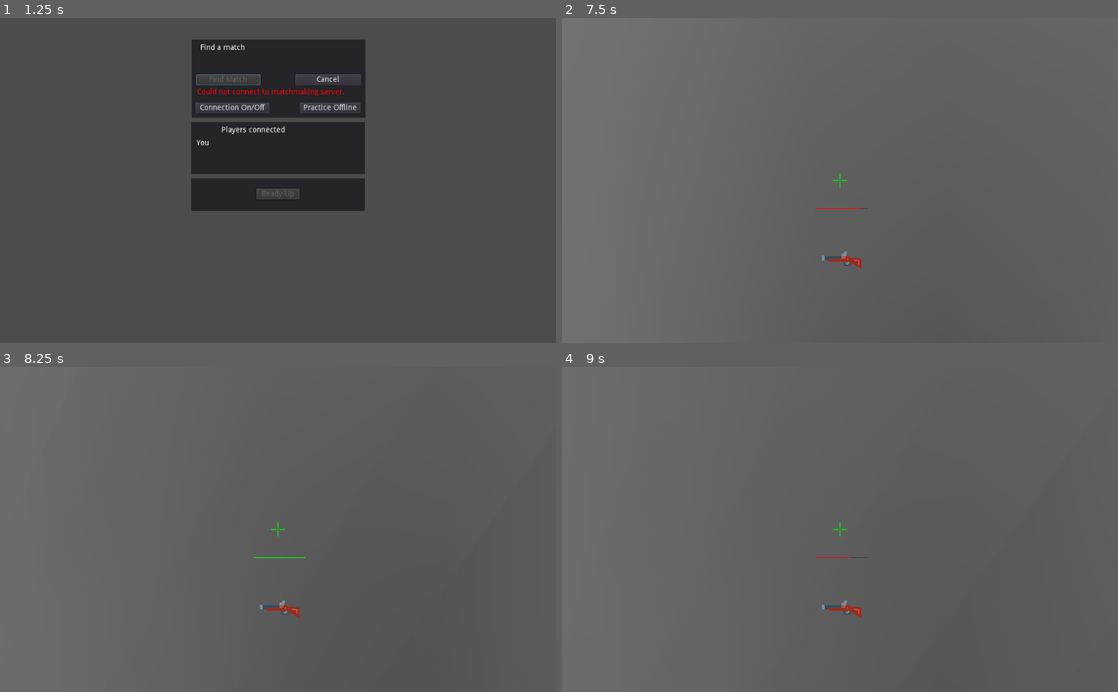
Above: before the commit, frames 1-4 (two rows, left to right).
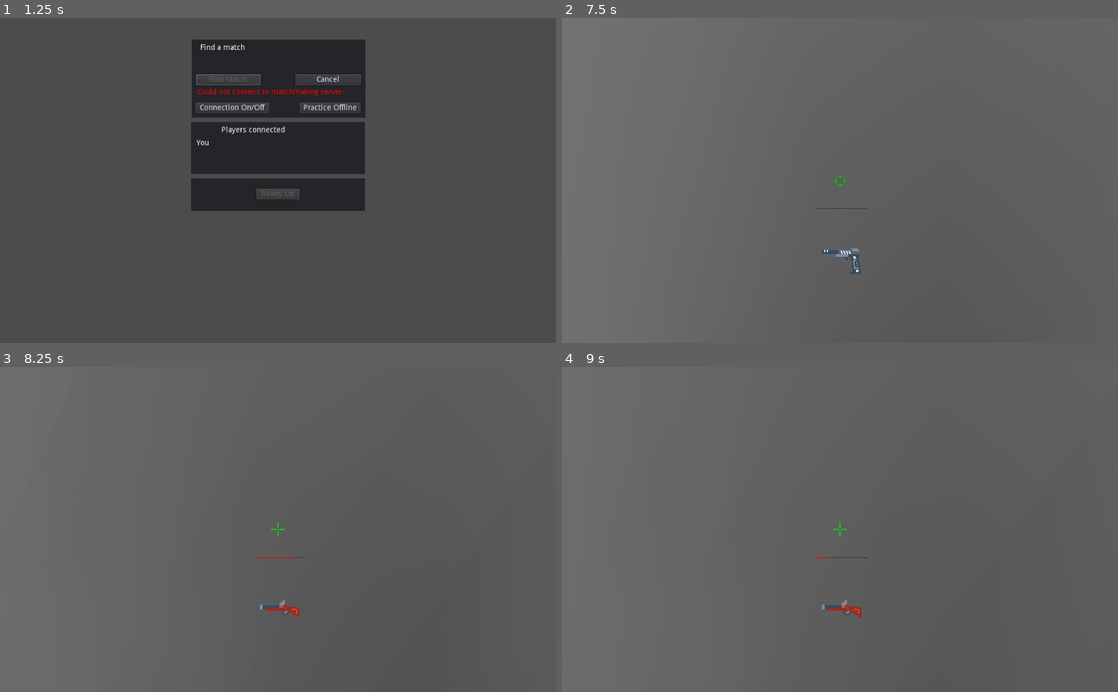
Above: after the commit, the same moments.

Repository: justinwash/duel-fps
Game: Godot game, scene res://game/game.tscn
Same seed, same stepped clock (60 frames per second), same inputs: the game is played once before the commit and once after it.
Inputs (mouse positions are in pixels of both pictures, inside the frame that each line leads up to):
- Up to frame 1 (1.25 s): click "Find Match" at 0.5 s
- Up to frame 2 (7.5 s): click "Practice Offline" at 1.25 s; tap Enter at 2 s; move the mouse to (867, 180) at 2.02 s; hold W (move_forwards) 2.03-7.28 s; click (867, 180) at 2.1 s; tap Space (jump) at 2.27, 3.02, 4.52, 5.27, 6.02 s; move the mouse to (812, 180) at 2.77 s; tap Q (select_primary_weapon) at 2.85, 7.35 s; click (812, 180) at 3.05 s; move the mouse to (851, 174) at 3.52 s; hold E (select_secondary_weapon) 3.53-4.28 s; click (851, 174) at 3.8 s; move the mouse to (834, 187) at 4.27 s; click (834, 187) at 4.35 s; move the mouse to (878, 183) at 5.02 s; tap Tab (toggle_weapon) at 5.1 s; click (878, 183) at 5.3 s; move the mouse to (795, 177) at 5.77 s; tap Mouse wheel up (toggle_weapon_wheel) at 5.85 s; click (795, 177) at 6.05 s; move the mouse to (845, 180) at 6.52 s; click (845, 180) at 6.6 s; move the mouse to (817, 174) at 7.27 s; hold D (move_right) from 7.28 s (still down)
- Up to frame 3 (8.25 s): tap Space (jump) at 7.52, 8 s; click (255, 523) at 7.55 s; move the mouse to (305, 529) at 8.02 s; release D (move_right) at 8.03 s; hold W (move_forwards) from 8.03 s (still down); hold E (select_secondary_weapon) from 8.03 s (still down)
- Up to frame 4 (9 s): keep holding W (move_forwards); tap Space (jump) at 8.27 s; click (867, 529) at 8.3 s; tap Enter at 8.75 s; move the mouse to (812, 529) at 8.77 s; release E (select_secondary_weapon) at 8.78 s; click (812, 529) at 8.85 s

Frame 1 is identical in both runs. In frame 2, 0.3% of the frame differs, in the area x 45-54%, y 47-79%; in frame 3, less than 0.1%; in frame 4, less than 0.1%.

Commit message:
take damage, die, respawn

Diff:
--- a/maps/test/test.tscn
+++ b/maps/test/test.tscn
@@ -15,8 +15,9 @@
 [node name="Room" parent="Geometry" instance=ExtResource( 2 )]
 transform = Transform( 1, 0, 0, 0, 0.169, 0, 0, 0, 1, 0, 0, 0 )
 
-[node name="Floor_plane" parent="Geometry/Room" index="0"]
-transform = Transform( 1, 0, 0, 0, 1, 0, 0, 0, 1, 0, 0, 0 )
+[node name="StaticBody" parent="Geometry/Room/Floor_plane" index="0"]
+collision_layer = 3
+collision_mask = 3
 
 [node name="OmniLight" parent="Geometry/Room" index="6"]
 transform = Transform( 0.2, 0, 0, 0, 1.18343, 0, 0, 0, 0.2, 0, 64.4052, 0 )
--- a/player/player.gd
+++ b/player/player.gd
@@ -21,12 +21,16 @@
 onready var raycast = $RotationHelper/RayCast
 onready var hud = $HUD
 onready var weapon_handler = $RotationHelper/WeaponHandler
+onready var status = $Status
+onready var anim = $AnimationPlayer
+onready var timer = $Timer
 
 var current_state
 onready var states = {
 	"idle": $States/Idle,
 	"walk": $States/Walk,
 	"jump": $States/Jump,
+	"dead": $States/Dead
 }
 
 func _ready():
@@ -44,7 +48,9 @@
 	if is_master_or_player(1):
 		camera.current = true
 		current_state.update(self, delta)
-
+		_move(delta)
+	# make dummy react to gravity
+	elif is_master_or_player(0):
 		_move(delta)
 
 func _physics_process(delta):
@@ -90,6 +96,11 @@
 puppet func set_pos(p_pos):
 	global_transform = p_pos
 
+puppet func receive_hit(amount):
+	status.HEALTH -= amount
+	if status.HEALTH <= 0:
+		change_state("dead")
+
 func is_master_or_player(id):
 	if (get_tree().has_network_peer() and is_network_master()) \
 	or (!get_tree().has_network_peer() and get_network_master() == id):
@@ -103,3 +114,6 @@
 	if current_state.has_method("ready"):
 		current_state.ready(self)
 	current_state.enter(self)
+
+func _die():
+	print("player ", name, "is kill")
--- a/player/player.tscn
+++ b/player/player.tscn
@@ -11,8 +11,114 @@
 [ext_resource path="res://player/hud.gd" type="Script" id=9]
 [ext_resource path="res://player/reloadindicator.gd" type="Script" id=10]
 [ext_resource path="res://weapons/rifle/rifle.tscn" type="PackedScene" id=11]
-
-[sub_resource type="Animation" id=5]
+[ext_resource path="res://player/status.gd" type="Script" id=12]
+[ext_resource path="res://player/states/dead.gd" type="Script" id=13]
+
+[sub_resource type="Animation" id=11]
+resource_name = "die"
+length = 2.0
+tracks/0/type = "value"
+tracks/0/path = NodePath(".:rotation_degrees")
+tracks/0/interp = 1
+tracks/0/loop_wrap = true
+tracks/0/imported = false
+tracks/0/enabled = true
+tracks/0/keys = {
+"times": PoolRealArray( 0, 0.2 ),
+"transitions": PoolRealArray( 1, 1 ),
+"update": 0,
+"values": [ Vector3( 0, 0, 0 ), Vector3( 90, 0, 0 ) ]
+}
+tracks/1/type = "value"
+tracks/1/path = NodePath(".:visible")
+tracks/1/interp = 1
+tracks/1/loop_wrap = true
+tracks/1/imported = false
+tracks/1/enabled = true
+tracks/1/keys = {
+"times": PoolRealArray( 0, 0.5, 0.7, 0.9, 1.1, 1.3, 1.5, 1.7 ),
+"transitions": PoolRealArray( 1, 1, 1, 1, 1, 1, 1, 1 ),
+"update": 1,
+"values": [ true, false, true, false, true, false, true, false ]
+}
+tracks/2/type = "value"
+tracks/2/path = NodePath(".:collision_layer")
+tracks/2/interp = 1
+tracks/2/loop_wrap = true
+tracks/2/imported = false
+tracks/2/enabled = true
+tracks/2/keys = {
+"times": PoolRealArray( 0, 0.5 ),
+"transitions": PoolRealArray( 1, 1 ),
+"update": 1,
+"values": [ 1, 2 ]
+}
+tracks/3/type = "value"
+tracks/3/path = NodePath(".:collision_mask")
+tracks/3/interp = 1
+tracks/3/loop_wrap = true
+tracks/3/imported = false
+tracks/3/enabled = true
+tracks/3/keys = {
+"times": PoolRealArray( 0, 0.5 ),
+"transitions": PoolRealArray( 1, 1 ),
+"update": 1,
+"values": [ 1, 2 ]
+}
+
+[sub_resource type="Animation" id=12]
+resource_name = "spawn"
+length = 0.1
+tracks/0/type = "value"
+tracks/0/path = NodePath(".:rotation_degrees")
+tracks/0/interp = 1
+tracks/0/loop_wrap = true
+tracks/0/imported = false
+tracks/0/enabled = true
+tracks/0/keys = {
+"times": PoolRealArray( 0 ),
+"transitions": PoolRealArray( 1 ),
+"update": 0,
+"values": [ Vector3( 0, 0, 0 ) ]
+}
+tracks/1/type = "value"
+tracks/1/path = NodePath(".:visible")
+tracks/1/interp = 1
+tracks/1/loop_wrap = true
+tracks/1/imported = false
+tracks/1/enabled = true
+tracks/1/keys = {
+"times": PoolRealArray( 0 ),
+"transitions": PoolRealArray( 1 ),
+"update": 1,
+"values": [ true ]
+}
+tracks/2/type = "value"
+tracks/2/path = NodePath(".:collision_layer")
+tracks/2/interp = 1
+tracks/2/loop_wrap = true
+tracks/2/imported = false
+tracks/2/enabled = true
+tracks/2/keys = {
+"times": PoolRealArray( 0 ),
+"transitions": PoolRealArray( 1 ),
+"update": 1,
+"values": [ 1 ]
+}
+tracks/3/type = "value"
+tracks/3/path = NodePath(".:collision_mask")
+tracks/3/interp = 1
+tracks/3/loop_wrap = true
+tracks/3/imported = false
+tracks/3/enabled = true
+tracks/3/keys = {
+"times": PoolRealArray( 0 ),
+"transitions": PoolRealArray( 1 ),
+"update": 1,
+"values": [ 1 ]
+}
+
+[sub_resource type="Animation" id=1]
 length = 0.1
 tracks/0/type = "value"
 tracks/0/path = NodePath("Crosshair/WeaponIcon:rect_position")
@@ -39,29 +145,29 @@
 "values": [ Vector2( 112, 112 ), Vector2( 80, 80 ) ]
 }
 
+[sub_resource type="StyleBoxFlat" id=2]
+bg_color = Color( 0.6, 0.6, 0.6, 0 )
+
+[sub_resource type="StyleBoxFlat" id=3]
+bg_color = Color( 0.6, 0.6, 0.6, 0 )
+
+[sub_resource type="BitmapFont" id=4]
+
+[sub_resource type="StyleBoxFlat" id=5]
+bg_color = Color( 1, 0, 0, 1 )
+
 [sub_resource type="StyleBoxFlat" id=6]
-bg_color = Color( 0.6, 0.6, 0.6, 0 )
-
-[sub_resource type="StyleBoxFlat" id=7]
-bg_color = Color( 0.6, 0.6, 0.6, 0 )
-
-[sub_resource type="BitmapFont" id=8]
-
-[sub_resource type="StyleBoxFlat" id=9]
-bg_color = Color( 1, 0, 0, 1 )
-
-[sub_resource type="StyleBoxFlat" id=10]
 bg_color = Color( 0, 1, 0, 1 )
 
-[sub_resource type="CapsuleShape" id=1]
+[sub_resource type="CapsuleShape" id=7]
 radius = 0.5
 
-[sub_resource type="CylinderShape" id=2]
-
-[sub_resource type="CapsuleMesh" id=3]
+[sub_resource type="CylinderShape" id=8]
+
+[sub_resource type="CapsuleMesh" id=9]
 radius = 0.5
 
-[sub_resource type="SpatialMaterial" id=4]
+[sub_resource type="SpatialMaterial" id=10]
 metallic = 0.23
 metallic_specular = 0.29
 emission_enabled = true
@@ -73,11 +179,18 @@
 [node name="Player" type="KinematicBody"]
 script = ExtResource( 1 )
 
+[node name="Status" type="Node" parent="."]
+script = ExtResource( 12 )
+
+[node name="AnimationPlayer" type="AnimationPlayer" parent="."]
+anims/die = SubResource( 11 )
+anims/spawn = SubResource( 12 )
+
 [node name="HUD" type="CanvasLayer" parent="."]
 script = ExtResource( 9 )
 
 [node name="AnimationPlayer" type="AnimationPlayer" parent="HUD"]
-anims/shoot = SubResource( 5 )
+anims/shoot = SubResource( 1 )
 
 [node name="Crosshair" type="TextureRect" parent="HUD"]
 self_modulate = Color( 1, 1, 1, 0.588235 )
@@ -178,11 +291,15 @@
 [node name="Primary" type="Spatial" parent="RotationHelper/WeaponHandler"]
 
 [node name="Pistol" parent="RotationHelper/WeaponHandler/Primary" instance=ExtResource( 8 )]
+PRIMARY_DAMAGE = 2
+PRIMARY_COOLDOWN_TIME = 0.0
+SECONDARY_COOLDOWN_TIME = 0.25
 
 [node name="Secondary" type="Spatial" parent="RotationHelper/WeaponHandler"]
 
 [node name="Rifle" parent="RotationHelper/WeaponHandler/Secondary" instance=ExtResource( 11 )]
-COOLDOWN_TIME = 1.0
+PRIMARY_DAMAGE = 15
+SECONDARY_DAMAGE = 25
 
 [node name="States" type="Node" parent="."]
 
@@ -194,3 +311,8 @@
 
 [node name="Jump" type="Node" parent="States"]
 script = ExtResource( 6 )
+
+[node name="Dead" type="Node" parent="States"]
+script = ExtResource( 13 )
+
+[node name="Timer" type="Timer" parent="."]
--- /dev/null
+++ b/player/states/dead.gd
@@ -0,0 +1,33 @@
+extends Node
+
+onready var spawns = get_tree().get_root().get_node("Game/World/Map/Spawns")
+
+func enter(player):
+	print("player ", player, " is kill")
+	player.anim.play("die")
+	player.timer.wait_time = 5
+	player.timer.connect("timeout", self, "respawn", [player])
+	player.timer.start()
+
+func ready(_player):
+	pass
+
+func update(player, _delta):
+	pass
+
+func physics_update(_player, _delta):
+	pass
+
+func process_input(_player, _delta):
+	pass
+
+func exit():
+	pass
+
+func respawn(player):
+	print("player ", player.name, " should respawn")
+	player.timer.disconnect("timeout", self, "respawn")
+
+	player.status.HEALTH = 100
+	player.global_transform = spawns.get_child(randi() % spawns.get_child_count()).global_transform
+	player.anim.play("spawn")
--- /dev/null
+++ b/player/status.gd
@@ -0,0 +1,3 @@
+extends Node
+
+export var HEALTH = 100
--- a/weapons/pistol/pistol.gd
+++ b/weapons/pistol/pistol.gd
@@ -1,6 +1,4 @@
 extends "res://weapons/weapon.gd"
-
-onready var raycast = $RayCast
 
 func enter(weapon_handler):
 	.enter(weapon_handler)
@@ -12,22 +10,40 @@
 	.physics_update(weapon_handler, delta)
 
 func on_input(weapon_handler, event):
-	if cooldown >= COOLDOWN_TIME:
+	if cooldown >= current_cooldown:
 		if event.button_index == BUTTON_LEFT and event.pressed:
 			print("Pistol primary firing")
 			weapon_handler.hud.anim.play("shoot")
 			raycast.force_raycast_update()
-			if raycast.is_colliding() and raycast.get_collider().get("player"):
-				print("hit player ", raycast.get_collider().name, "!")
+
+			var target = get_raycast_collider()
+			if target and target.get("player"):
+				print("hit player ", target.name, "!")
+
+				if get_tree().has_network_peer():
+					rpc("receive_hit", PRIMARY_DAMAGE)
+				else:
+					target.receive_hit(PRIMARY_DAMAGE)
+
 			cooldown = 0.0
+			current_cooldown = PRIMARY_COOLDOWN_TIME
 
 		elif event.button_index == BUTTON_RIGHT and event.pressed:
 			print("Pistol secondary firing")
 			weapon_handler.hud.anim.play("shoot")
 			raycast.force_raycast_update()
-			if raycast.is_colliding() and raycast.get_collider().get("player"):
-				print("hit player ", raycast.get_collider().name, "!")
-			cooldown = -COOLDOWN_TIME
+
+			var target = get_raycast_collider()
+			if target and target.get("player"):
+				print("hit player ", target.name, "!")
+
+				if get_tree().has_network_peer():
+					rpc("receive_hit", PRIMARY_DAMAGE)
+				else:
+					target.receive_hit(PRIMARY_DAMAGE)
+
+			cooldown = 0.0
+			current_cooldown = SECONDARY_COOLDOWN_TIME
 
 func exit(weapon_handler):
 	.exit(weapon_handler)
--- a/weapons/rifle/rifle.gd
+++ b/weapons/rifle/rifle.gd
@@ -1,6 +1,4 @@
 extends "res://weapons/weapon.gd"
-
-onready var raycast = $RayCast
 
 func enter(weapon_handler):
 	.enter(weapon_handler)
@@ -12,22 +10,40 @@
 	.physics_update(weapon_handler, delta)
 
 func on_input(weapon_handler, event):
-	if cooldown >= COOLDOWN_TIME:
+	if cooldown >= current_cooldown:
 		if event.button_index == BUTTON_LEFT and event.pressed:
 			print("Rifle primary firing")
 			weapon_handler.hud.anim.play("shoot")
 			raycast.force_raycast_update()
-			if raycast.is_colliding() and raycast.get_collider().get("player"):
-				print("hit player ", raycast.get_collider().name, "!")
+
+			var target = get_raycast_collider()
+			if target and target.get("player"):
+				print("hit player ", target.name, "!")
+
+				if get_tree().has_network_peer():
+					rpc("receive_hit", PRIMARY_DAMAGE)
+				else:
+					target.receive_hit(PRIMARY_DAMAGE)
+
 			cooldown = 0.0
+			current_cooldown = PRIMARY_COOLDOWN_TIME
 
 		elif event.button_index == BUTTON_RIGHT and event.pressed:
 			print("Rifle secondary firing")
 			weapon_handler.hud.anim.play("shoot")
 			raycast.force_raycast_update()
-			if raycast.is_colliding() and raycast.get_collider().get("player"):
-				print("hit player ", raycast.get_collider().name, "!")
-			cooldown = -COOLDOWN_TIME
+
+			var target = get_raycast_collider()
+			if target and target.get("player"):
+				print("hit player ", target.name, "!")
+
+				if get_tree().has_network_peer():
+					rpc("receive_hit", SECONDARY_DAMAGE)
+				else:
+					target.receive_hit(SECONDARY_DAMAGE)
+
+			cooldown = 0.0
+			current_cooldown = SECONDARY_COOLDOWN_TIME
 
 func exit(weapon_handler):
 	.exit(weapon_handler)
--- a/weapons/weapon.gd
+++ b/weapons/weapon.gd
@@ -3,19 +3,26 @@
 export (Texture) var crosshair = load("res://weapons/crosshairs/crosshair.svg")
 export (Texture) var icon = load("res://weapons/icons/001-gun.svg")
 
-export var COOLDOWN_TIME = 0.5
+export var PRIMARY_DAMAGE = 5
+export var SECONDARY_DAMAGE = 10
+
+export var PRIMARY_COOLDOWN_TIME = 0.5
+export var SECONDARY_COOLDOWN_TIME = 1.0
 export var SWITCH_DELAY = 0.2
 var cooldown = 0.0
+var current_cooldown = PRIMARY_COOLDOWN_TIME
+
+onready var raycast = $RayCast
 
 func enter(weapon_handler):
-	cooldown = COOLDOWN_TIME - SWITCH_DELAY
+	cooldown = PRIMARY_COOLDOWN_TIME - SWITCH_DELAY
 	weapon_handler.hud.anim.play("shoot")
 	weapon_handler.hud.weapon_crosshair.set_texture(crosshair)
 	weapon_handler.hud.weapon_icon.set_texture(icon)
 
 func update(weapon_handler, delta):
 	cooldown += delta
-	if cooldown >= COOLDOWN_TIME:
+	if cooldown >= current_cooldown:
 		if Input.is_action_pressed("select_primary_weapon"):
 			weapon_handler.select_weapon("primary")
 		elif Input.is_action_pressed("select_secondary_weapon"):
@@ -27,9 +34,13 @@
 
 func physics_update(weapon_handler, _delta):
 	if cooldown > 0.0:
-		weapon_handler.hud.reload_indicator.value = (cooldown / COOLDOWN_TIME) * 100
+		weapon_handler.hud.reload_indicator.value = (cooldown / (cooldown if current_cooldown == 0.0 else current_cooldown)) * 100
 	else:
 		weapon_handler.hud.reload_indicator.value = 0
+
+func get_raycast_collider():
+	if raycast.is_colliding():
+		 return raycast.get_collider()
 
 func on_input(_weapon_handler, _event):
 	pass
Not shown: 2 places in maps/test/test.tscn that only renumber resources
Not shown: 6 places in player/player.tscn that only renumber resources
Not shown, changed: export/mac/fps.osx.debug.zip
Not shown, changed: export/win/duel-fps.win.debug.exe
